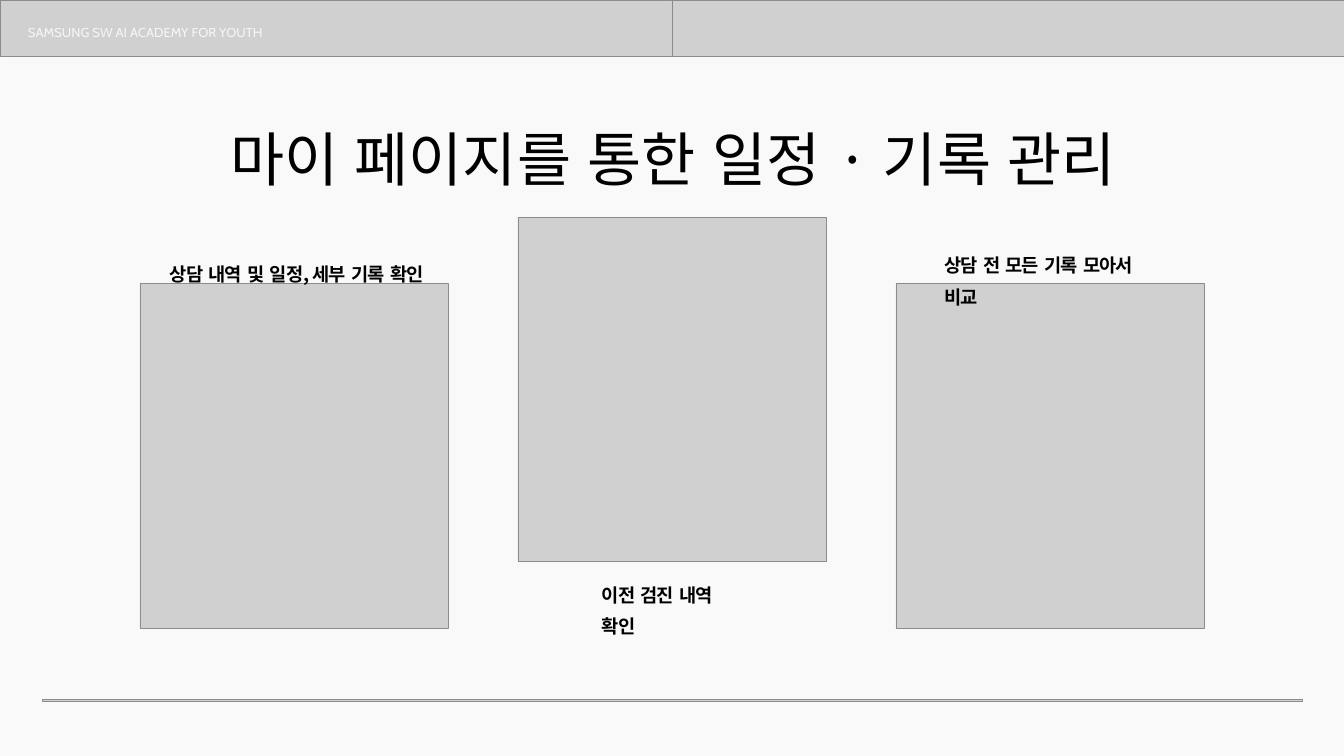
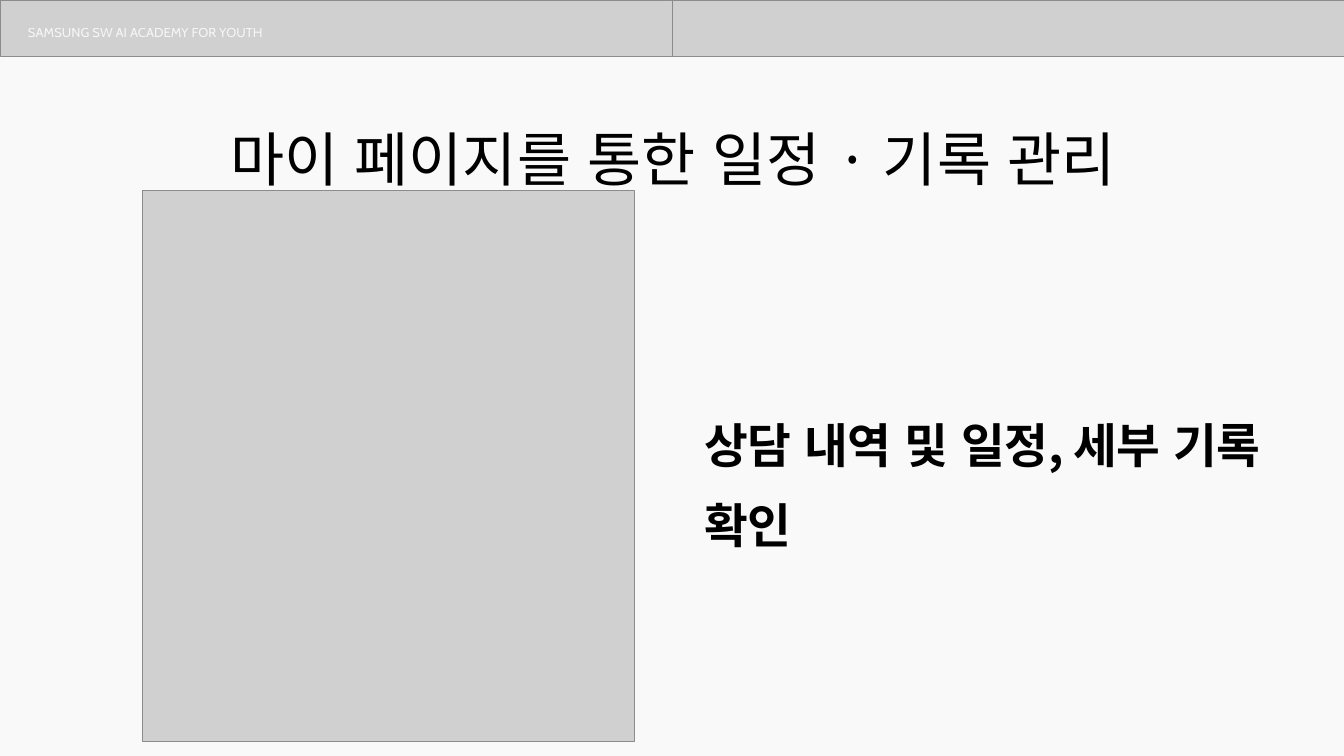
Before and after one commit to seok0205/MaumCanvas, a slide deck: slide 22 of docs/13기_공통PJT_중간발표_E108_마음캔버스.pptx (slide 20 before the commit). Drawn at 1344x756 pixels with LibreOffice and Linux fonts; fonts in the diff are those of the drawing; grey boxes stand for pictures. Boxes give left, top, right and bottom in pixels: in the first picture for what was removed or moved away, otherwise in the second. Text is boxed around its words. In the diff, an @@ line names an element or a change of style, - is before the commit and + after.

```diff
--- a/docs/13기_공통PJT_중간발표_E108_마음캔버스.pptx
+++ b/docs/13기_공통PJT_중간발표_E108_마음캔버스.pptx
@@ picture added at box(142, 190, 634, 741) @@
@@ picture removed at box(518, 218, 826, 562) @@
@@ text removed at box(945, 256, 1133, 306) @@
-상담 전 모든 기록 모아서 비교
@@ picture removed at box(140, 284, 448, 628) @@
@@ picture removed at box(896, 284, 1204, 628) @@
@@ text "상담 내역 및 일정, 세부 ...": place and size @@
-text "상담 내역 및 일정, 세부 ..." at box(170, 262, 423, 285)
+text "상담 내역 및 일정, 세부 ..." at box(705, 423, 1261, 548)
@@ text "상담 내역 및 일정, 세부 ..." at box(705, 423, 1261, 548): size 20 to 51 pt @@
@@ text removed at box(602, 586, 712, 635) @@
-이전 검진 내역 확인
@@ picture removed at box(42, 699, 1302, 701) @@
```
Also in this commit, not shown: 17 other slides changed, 5 slides added, 1 slide removed.
